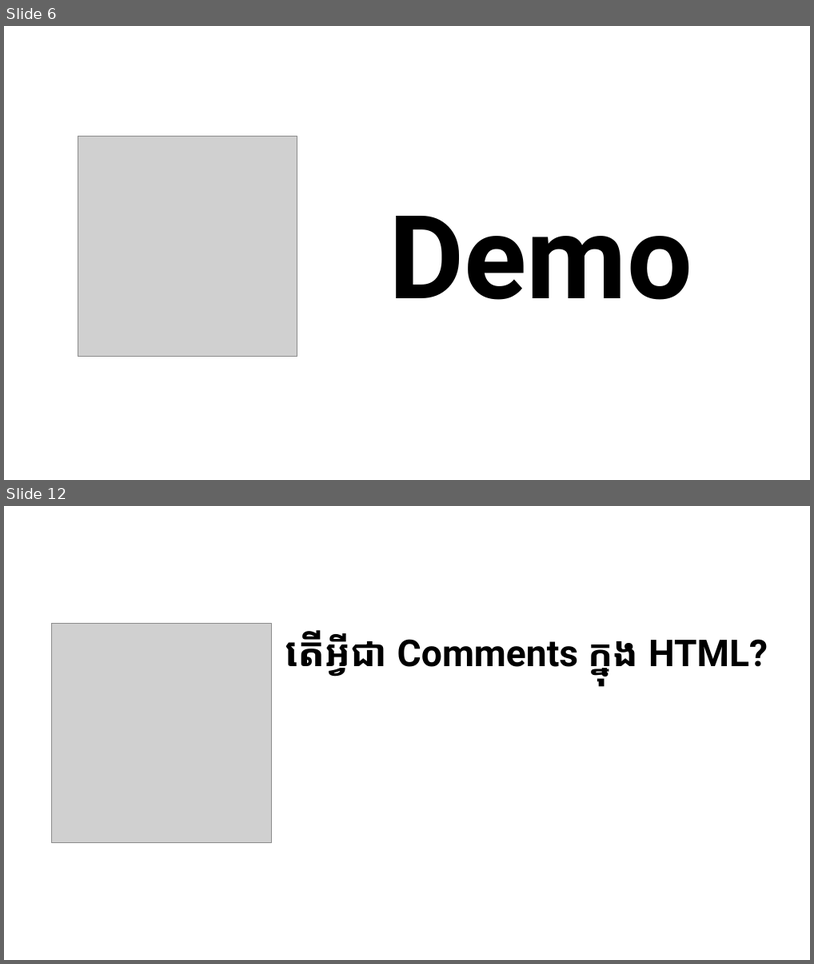
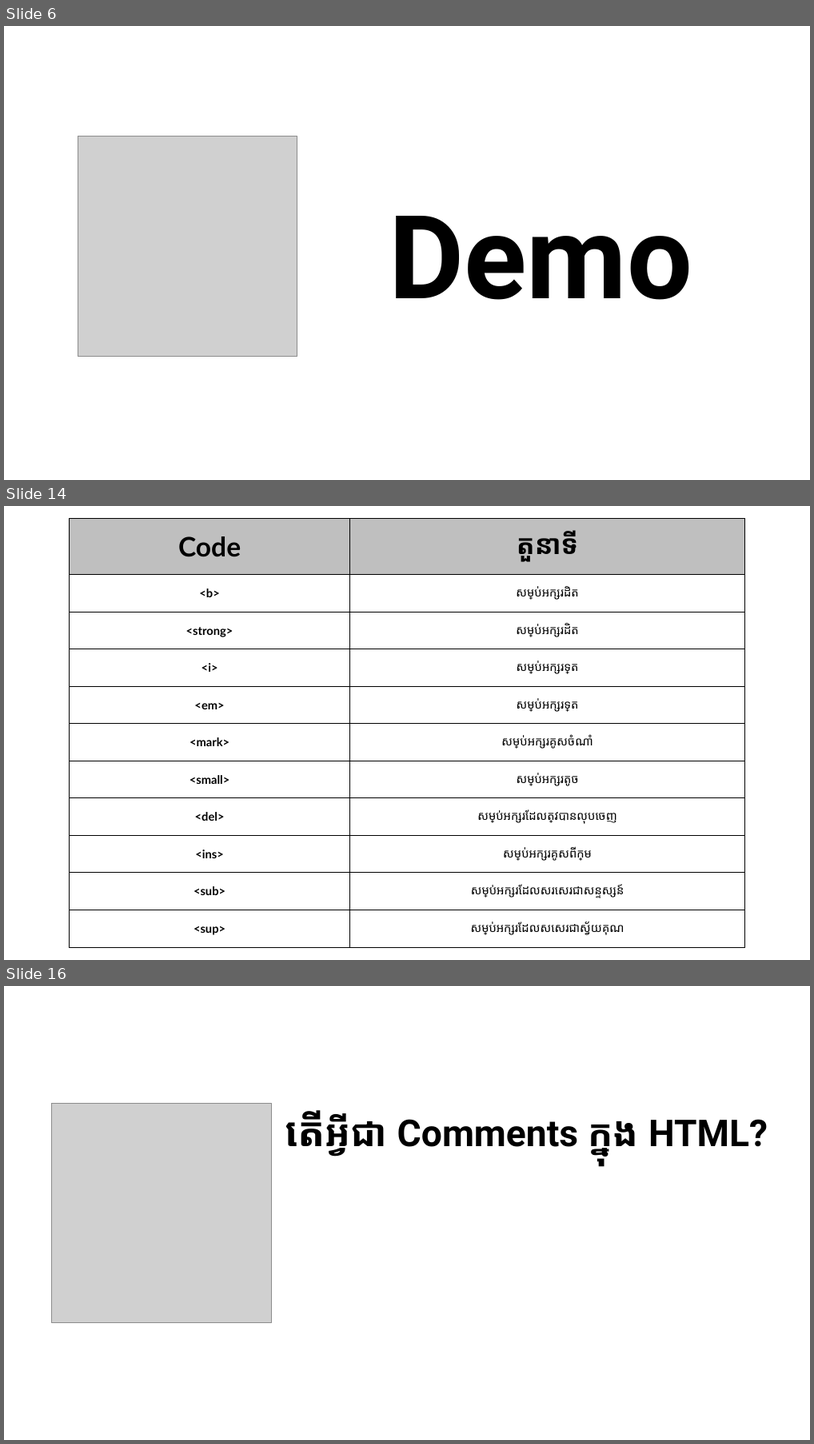
Before and after one commit to LykheangPeng/KHWebDesign101, a slide deck: Slide/Web Design 2.pptx. Shown one above the other, each under a label of ours: slides 6 and 12 before the commit, slides 6, 14 and 16 after it; the slides between them are not shown. The pictures are 814x964 and 814x1444 pixels, drawn with LibreOffice and Linux fonts; fonts in the diff are those of the drawing; grey boxes stand for pictures. Boxes give left, top, right and bottom in pixels: in the first picture for what was removed or moved away, otherwise in the second. Text is boxed around its words. In the diff, an @@ line names an element or a change of style, - is before the commit and + after.

```diff
--- a/Slide/Web Design 2.pptx
+++ b/Slide/Web Design 2.pptx
@@ slide 14 added at (4,506,810,960), background #FFFFFF @@
@@ table added at (70,519,746,947), 11 rows, 2 columns @@
+Code | តួនាទី
+<b> | សម្រាប់អក្សរដិត
+<strong> | សម្រាប់អក្សរដិត
+<i> | សម្រាប់អក្សរទ្រេត
+<em> | សម្រាប់អក្សរទ្រេត
+<mark> | សម្រាប់អក្សរគូសចំណាំ
+<small> | សម្រាប់អក្សរតូច
+<del> | សម្រាប់អក្សរដែលត្រូវបានលុបចេញ
+<ins> | សម្រាប់អក្សរគូសពីក្រោម
+<sub> | សម្រាប់អក្សរដែលសរសេរជាសន្ទស្សន៍
+<sup> | សម្រាប់អក្សរដែលសសេរជាស្វ័យគុណ
@@ what was slide 12 is now slide 16 @@
```
Also in this commit, not shown: 6 slides changed, 12 other slides added, 4 other files.
